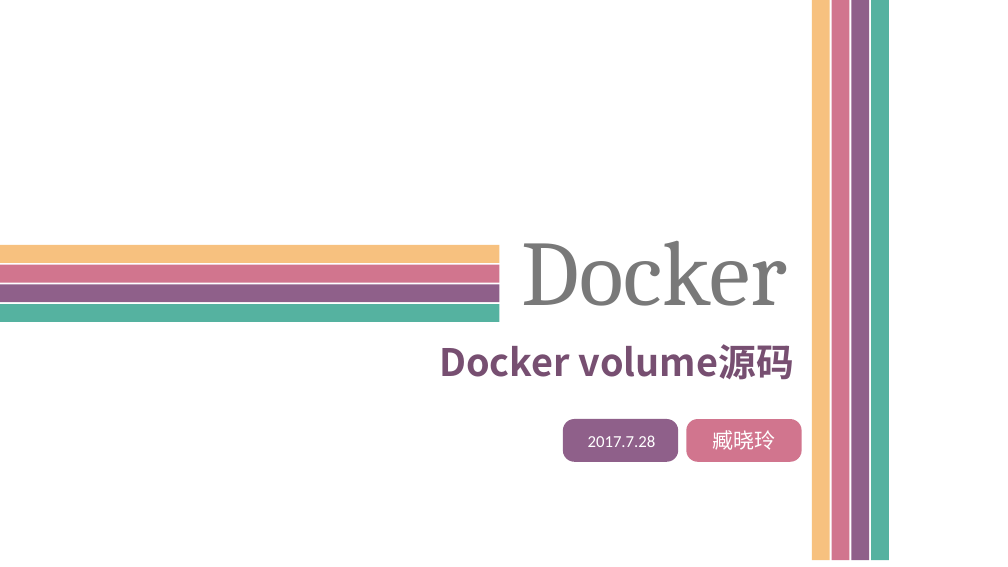
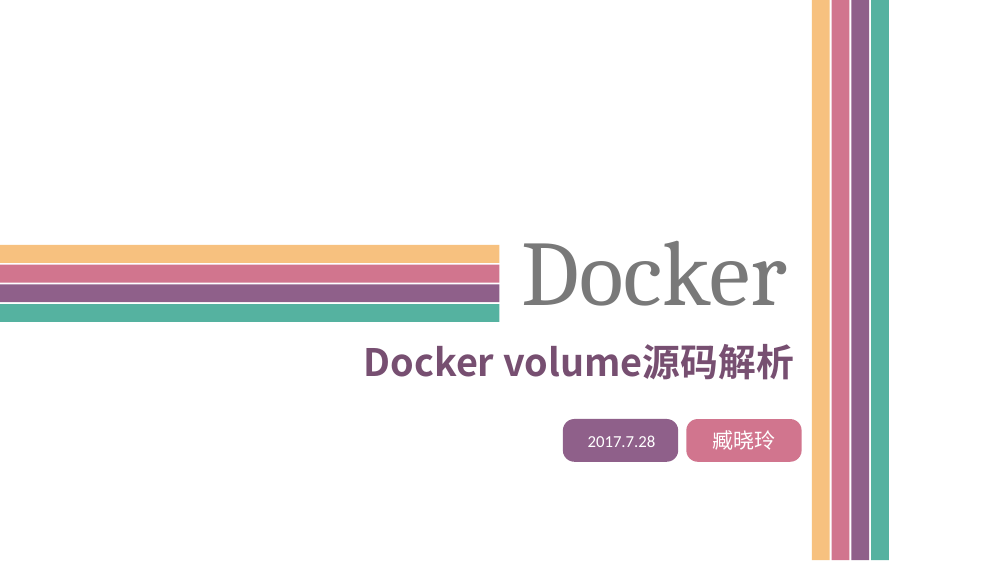
Before and after one commit to xiaolingzang/docker, a slide deck: slide 1 of dockerVolume.pptx. Drawn at 1008x567 pixels with LibreOffice and Linux fonts; fonts in the diff are those of the drawing. Boxes give left, top, right and bottom in pixels: in the first picture for what was removed or moved away, otherwise in the second. Text is boxed around its words. In the diff, an @@ line names an element or a change of style, - is before the commit and + after.

```diff
--- a/dockerVolume.pptx
+++ b/dockerVolume.pptx
@@ text at (x1=364, y1=344, x2=794, y2=380): text changed @@
-Docker volume源码
+Docker volume源码解析
```
Also in this commit, not shown: 18 other slides changed, 1 slide added, 1 other file.
